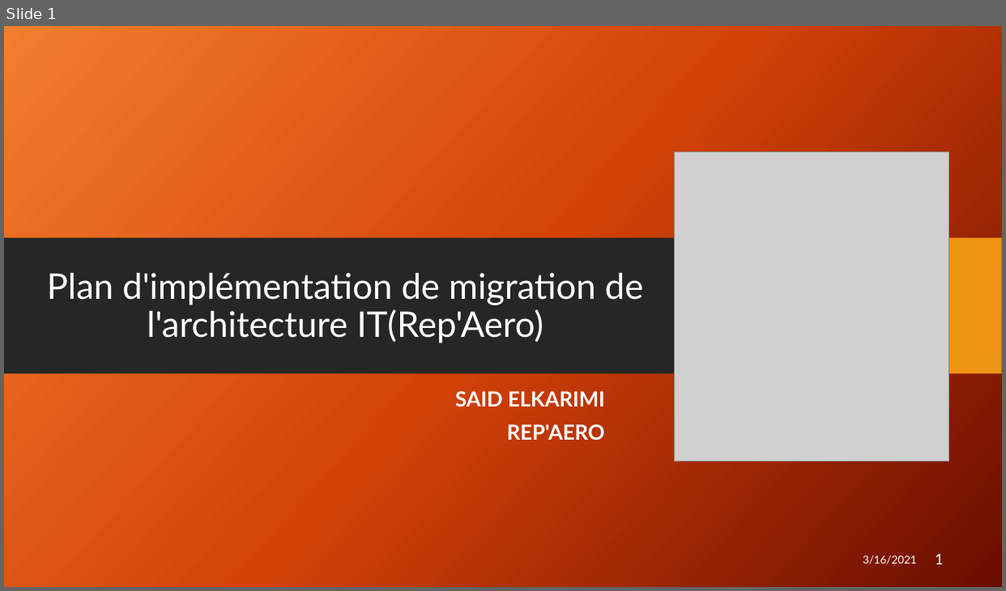
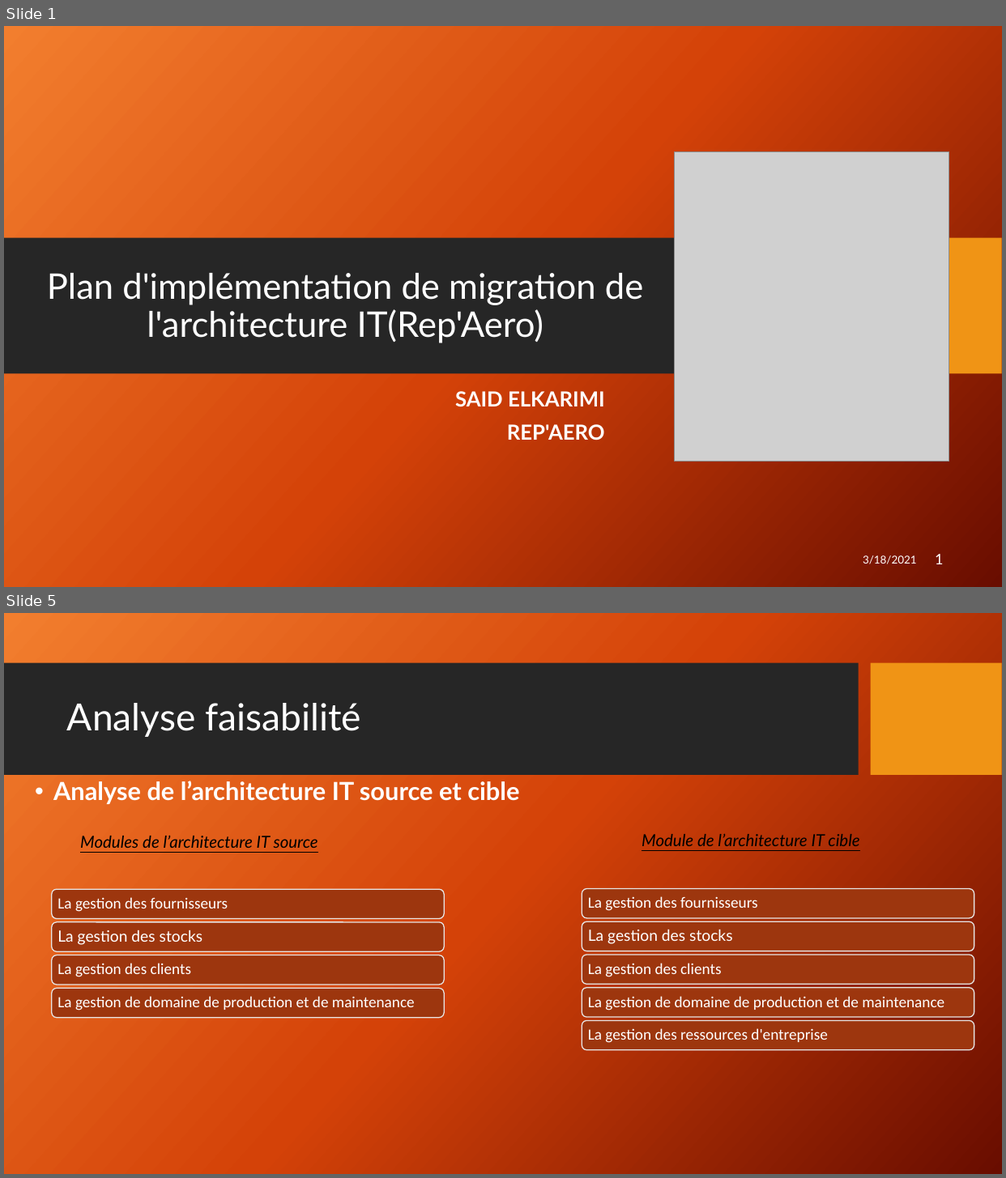
Before and after one commit to RigoSaid/rep-aero-repository, a slide deck: Presentation_Rep-Aero.pptx. Shown one above the other, each under a label of ours: slide 1 before the commit, slides 1 and 5 after it; the slides between them are not shown. The pictures are 1006x591 and 1006x1178 pixels, drawn with LibreOffice and Linux fonts; fonts in the diff are those of the drawing; grey boxes stand for pictures; background and template pictures are left out. Boxes give left, top, right and bottom in pixels: in the first picture for what was removed or moved away, otherwise in the second. Text is boxed around its words. In the diff, an @@ line names an element or a change of style, - is before the commit and + after.

```diff
--- a/Presentation_Rep-Aero.pptx
+++ b/Presentation_Rep-Aero.pptx
@@ slide 5 added at [4,613,1002,1174], background picture (left out) @@
@@ rectangle added at [4,663,859,776], fill #262626 @@
@@ rectangle added at [871,663,1002,776], fill #F09415 @@
@@ title added at [67,703,361,737], 36 pt, text #FFFFFF @@
+Analyse faisabilité
@@ text added at [53,781,519,804], 24 pt, text #FFFFFF, bold @@
+• Analyse de l’architecture IT source et cible
@@ text added at [80,835,318,848], 16 pt, text #000000, italic, underline @@
+Modules de l’architecture IT source
@@ text added at [641,834,859,846], 16 pt, text #000000, italic, underline @@
+Module de l’architecture IT cible
@@ group added at [52,889,444,1017]: 4 rounded rectangles, 4 texts @@
+La gestion des fournisseurs
+La gestion des stocks
+La gestion des clients
+La gestion de domaine de production et de maintenance
@@ group added at [582,889,974,1050]: 5 rounded rectangles, 5 texts @@
+La gestion des fournisseurs
+La gestion des stocks
+La gestion des clients
+La gestion de domaine de production et de maintenance
+La gestion des ressources d'entreprise
@@ slide 1 changed as well @@
@@ text at [863,556,916,565]: text changed @@
-3/16/2021
+3/18/2021
```
Also in this commit, not shown: 1 other slide changed, 10 other slides added, 1 other file.
